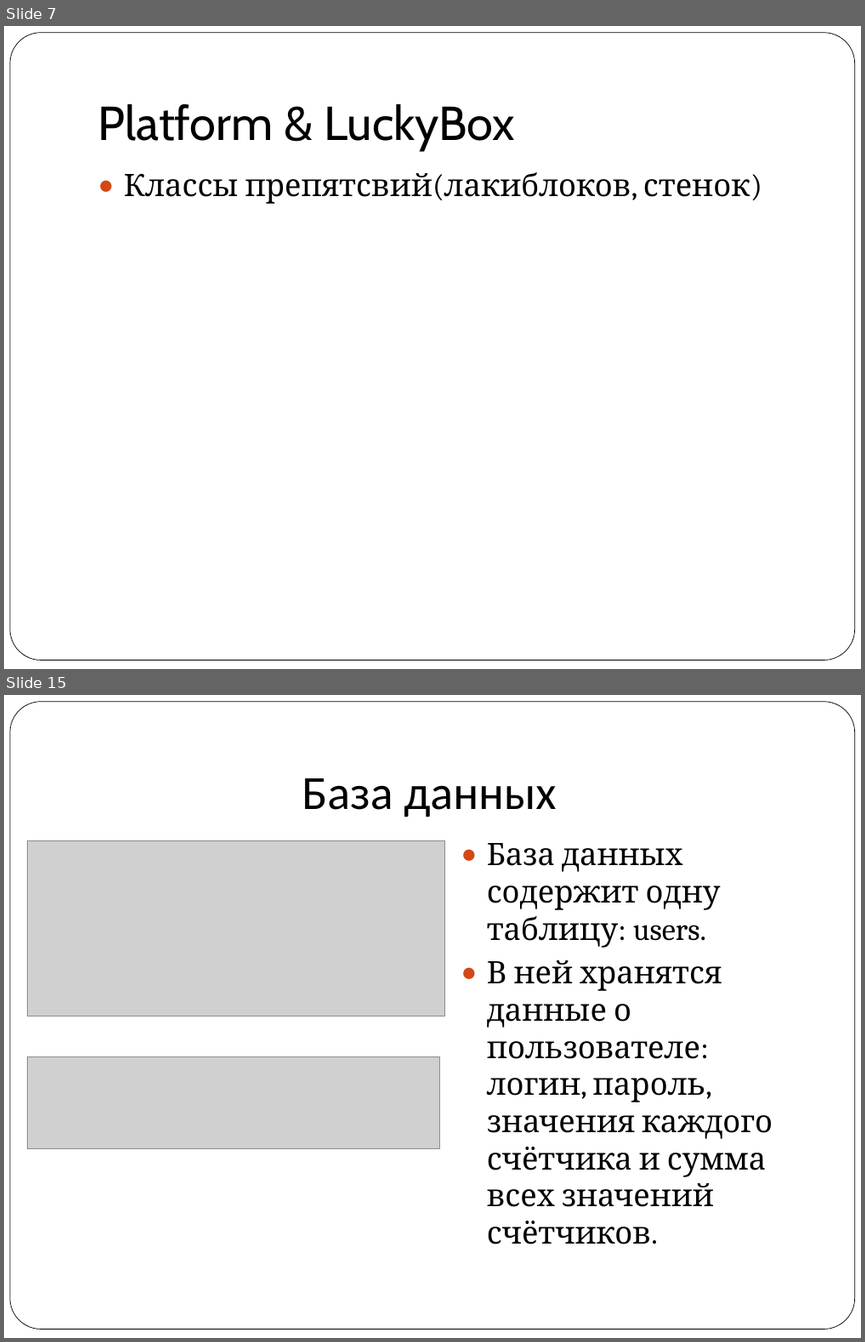
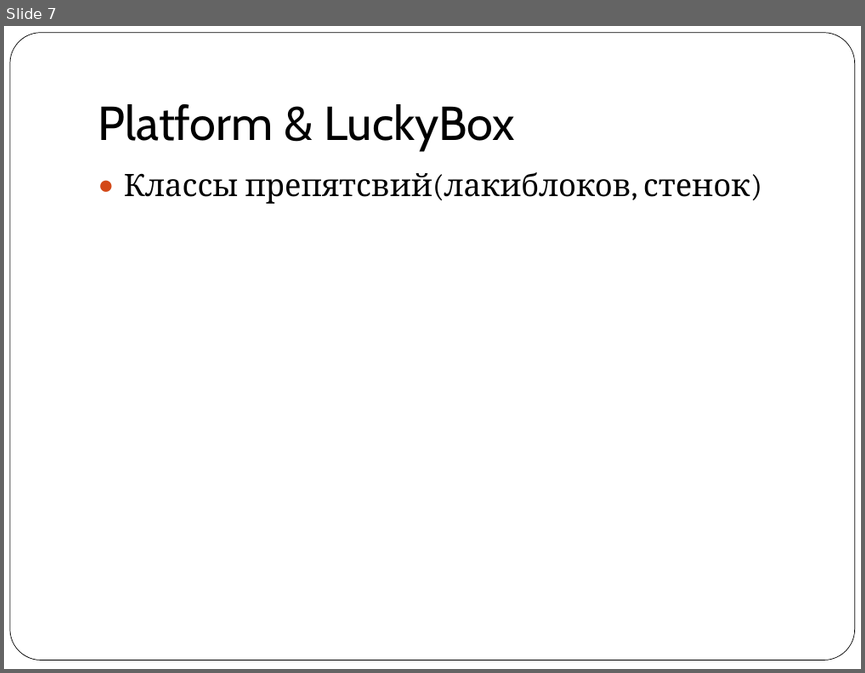
Before and after one commit to vitaly06/SuperMario, a slide deck: piton.ppt. Shown one above the other, each under a label of ours: slides 7 and 15 before the commit, slide 7 after it; the slides between them are not shown. The pictures are 865x1342 and 865x673 pixels, drawn with LibreOffice and Linux fonts; fonts in the diff are those of the drawing; grey boxes stand for pictures. Boxes give left, top, right and bottom in pixels: in the first picture for what was removed or moved away, otherwise in the second. Text is boxed around its words. In the diff, an @@ line names an element or a change of style, - is before the commit and + after.

```diff
--- a/piton.ppt
+++ b/piton.ppt
@@ slide 15 removed at <box>4,695,861,1338</box>, background #FFFFFF; not listed: 1 template element that a slide beside it also shows @@
@@ title removed at <box>302,778,556,817</box> @@
-База данных
@@ picture removed at <box>27,840,444,1016</box> @@
@@ text removed at <box>487,843,772,1244</box> @@
-● База данных содержит одну таблицу: users.
-● В ней хранятся данные о пользователе: логин, пароль, значения каждого счётчика и сумма всех значений счётчиков.
@@ picture removed at <box>27,1056,439,1148</box> @@
```
Also in this commit, not shown: 2 slides changed, 4 slides added, 7 other slides removed, 9 other files.
